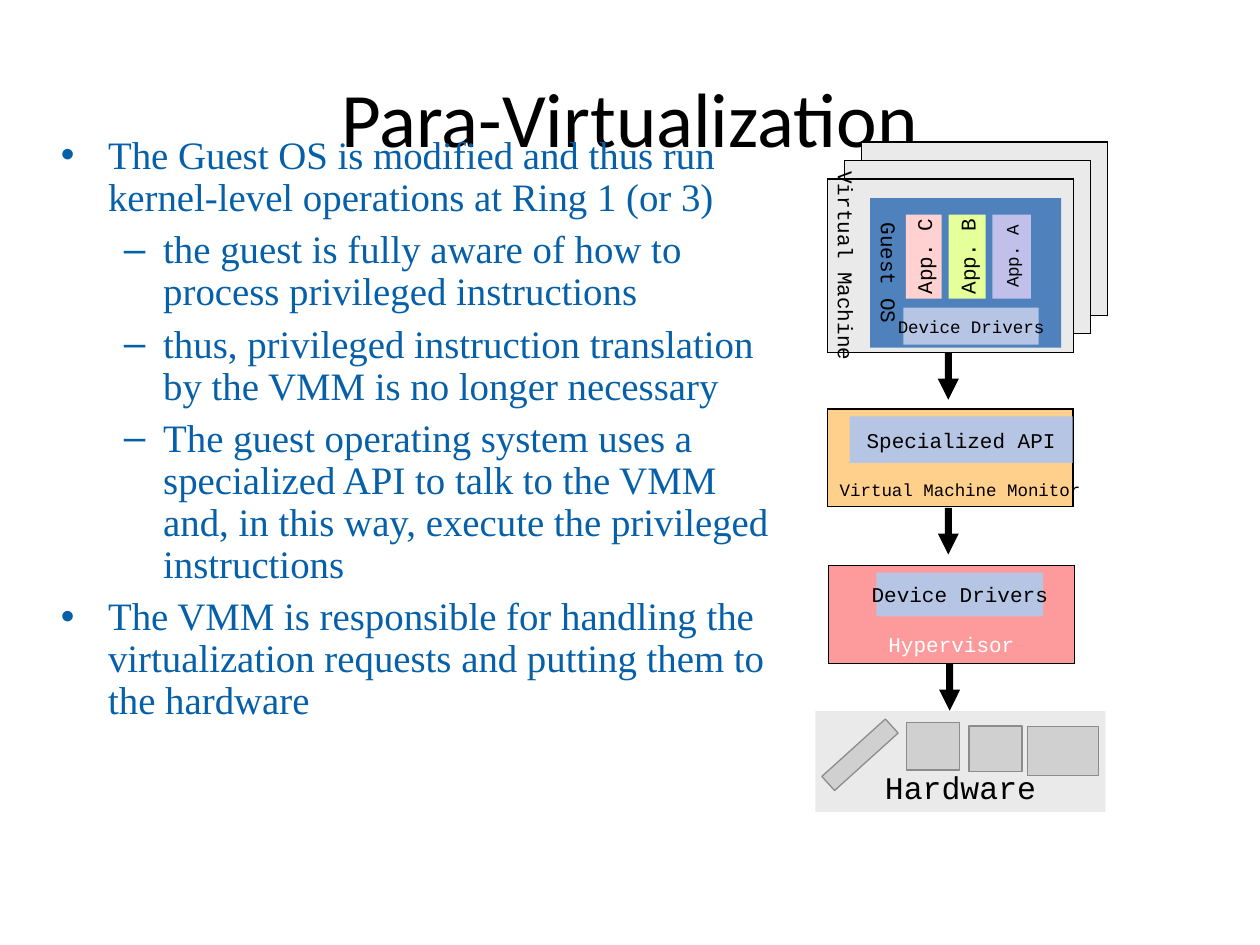
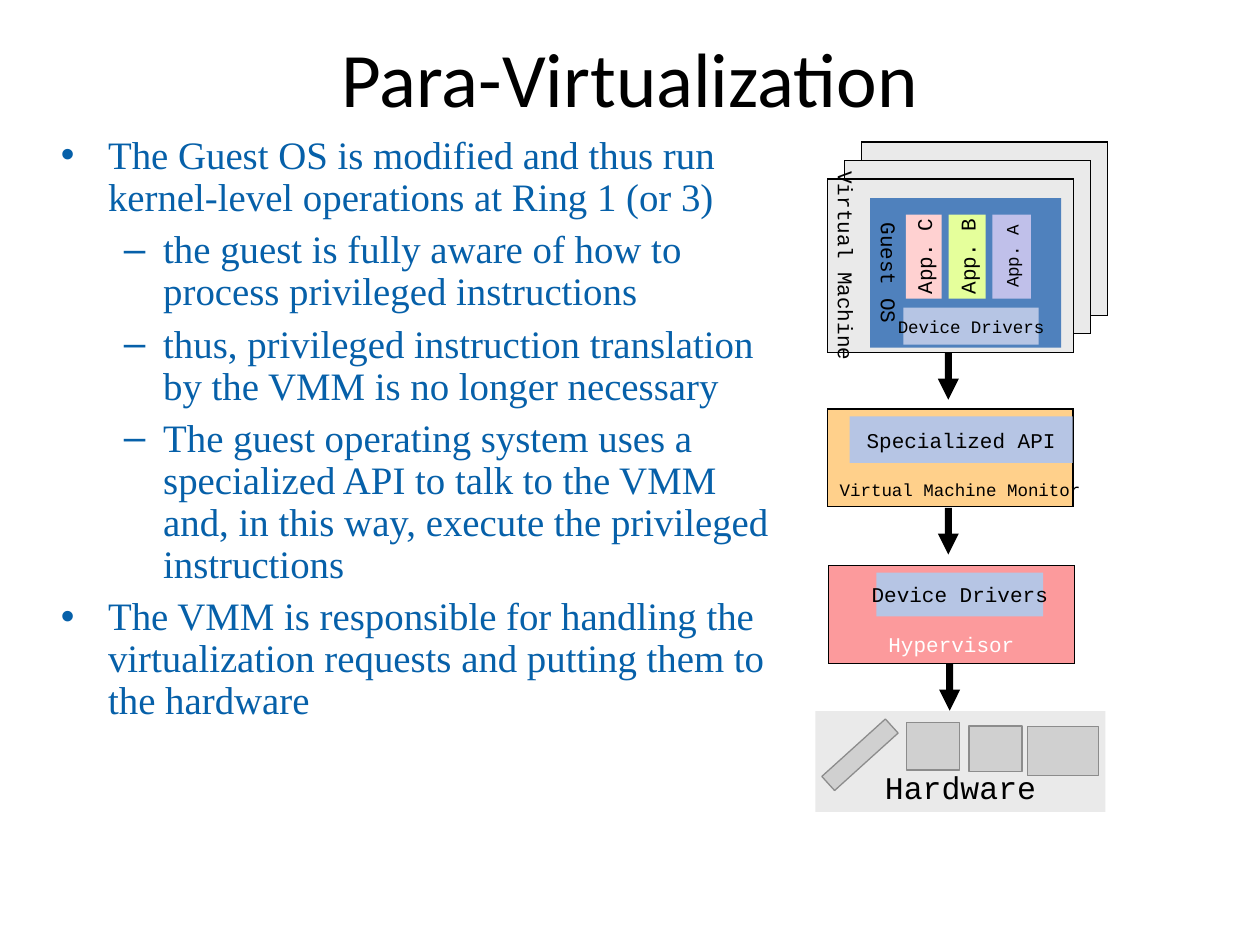
Before and after one commit to amelcharolinesgn2/CloudSim, a slide deck: slide 59 of Virtualization1.ppt. Drawn at 1260x945 pixels with LibreOffice and Linux fonts; fonts in the diff are those of the drawing; grey boxes stand for pictures. Boxes give left, top, right and bottom in pixels: in the first picture for what was removed or moved away, otherwise in the second. Text is boxed around its words. In the diff, an @@ line names an element or a change of style, - is before the commit and + after.

```diff
--- a/Virtualization1.ppt
+++ b/Virtualization1.ppt
@@ title "Para-Virtualization" rewrapped from <box>341,93,917,165</box> to <box>341,53,917,108</box> @@
```
Also in this commit, not shown: 1 other slide changed, 3 slides added.
